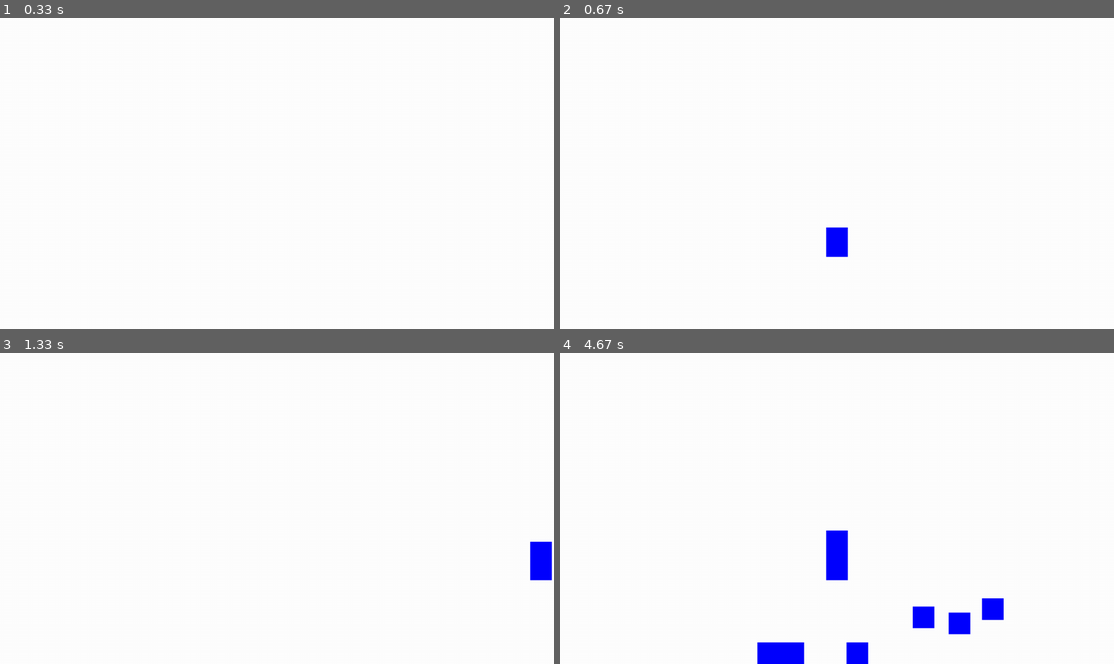
Above: before the commit, frames 1-4 (two rows, left to right).
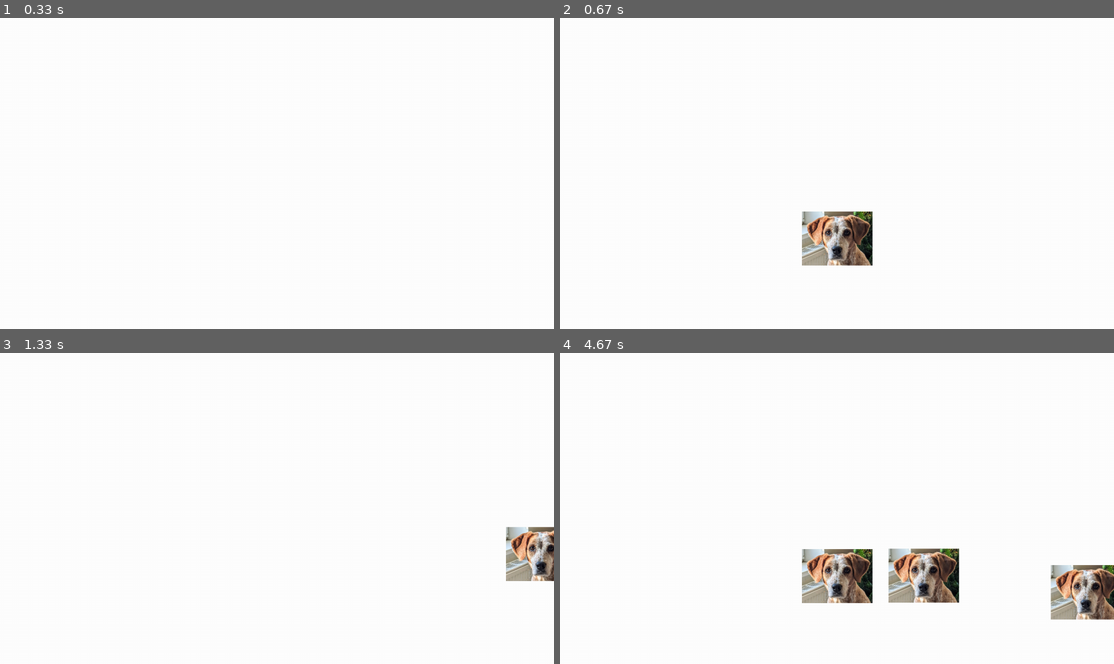
Above: after the commit, the same moments.

Repository: cagil-gumus/pygame_playground
Game: pygame game, started from first_game.py
Same seed, same stepped clock (60 frames per second), same inputs: the game is played once before the commit and once after it.
Inputs:
- Up to frame 1 (0.33 s): no input
- Up to frame 2 (0.67 s): tap 0 at 0.33 s
- Up to frame 3 (1.33 s): hold D 0.67-1.13 s; hold W from 1.17 s (still down)
- Up to frame 4 (4.67 s): release W at 1.47 s; hold D 1.5-1.97 s; tap 0 at 1.65, 3.05, 4.55 s; hold A 2-2.53 s; hold S 2.57-2.87 s; hold A 2.9-3.3 s; hold W 3.33-3.7 s; hold D 3.73-4.37 s; hold S from 4.4 s (still down)

Frame 1 is identical in both runs. In frame 2, 2.2% of the frame differs, in the area x 43-57%, y 62-80%; in frame 3, 1.5%; in frame 4, 8.4%, in the area x 35-100%, y 56-100%.

Commit message:
first working version with Neo's face

Diff:
--- a/first_game.py
+++ b/first_game.py
@@ -6,7 +6,7 @@
 
 # WORLD_SETTINGS
 GRAVITY = 150
-RADIUS = 40
+LENGTH = 40
 SCREEN_HEIGHT = 720
 SCREEN_WIDTH = 1280
 AIR_RESISTANCE = 3
@@ -33,6 +33,7 @@
 all_sprites = pygame.sprite.Group()
 
 object_to_add = 0
+created = False  # used for rising_edge detection
 
 while running:
     # poll for events
@@ -41,23 +42,29 @@
         if event.type == pygame.QUIT:
             running = False
 
-
     keys = pygame.key.get_pressed()
-    if keys[pygame.K_0]:
-        object_list.append(object(init_position=init_obj_pos,
-                    init_velocity=[0.0, 0.0],
-                    weight=1.0,
-                    gravity=GRAVITY,
-                    radius = RADIUS,
-                    screen_height=SCREEN_HEIGHT,
-                    screen_width=SCREEN_WIDTH,
-                    air_resistance=AIR_RESISTANCE,
-                    dt_speed_up_factor=DT_SPEED_UP_FACTOR,
-                    collision_loss=COLLISION_LOSS))
+    if keys[pygame.K_0] and not created:
+        object_list.append(
+            object(
+                init_position=init_obj_pos,
+                init_velocity=[0.0, 0.0],
+                weight=1.0,
+                gravity=GRAVITY,
+                length=LENGTH,
+                screen_height=SCREEN_HEIGHT,
+                screen_width=SCREEN_WIDTH,
+                air_resistance=AIR_RESISTANCE,
+                dt_speed_up_factor=DT_SPEED_UP_FACTOR,
+                collision_loss=COLLISION_LOSS,
+            )
+        )
         all_sprites.add(object_list[object_to_add])
         object_to_add += 1
+        created = True
+    elif not keys[pygame.K_0]:
+        created = False
 
-   # Update all sprites
+    # Update all sprites
     all_sprites.update(dt)
 
     # Clear the screen
--- a/object.py
+++ b/object.py
@@ -6,10 +6,10 @@
     def __init__(
         self,
         init_position,  # left is pos, right is neg, up is neg, down is pos
-        init_velocity,  # left is pos, right is neg, up is pos, down is neg
+        init_velocity,  # left is pos, right is neg, up is neg, down is pos
         weight,
         gravity,  # Scalar
-        radius,
+        length,
         screen_width,
         screen_height,
         air_resistance,
@@ -30,7 +30,7 @@
         self.dt = None
         self.collision_x = False
         self.collision_y = False
-        self.radius = radius
+        self.length = length
         self.screen_width = screen_width
         self.screen_height = screen_height
         self.air_resistance = air_resistance
@@ -39,8 +39,9 @@
 
         # Sprite Related
         super().__init__()
-        self.image = pygame.Surface((50, 50))
-        self.image.fill((0, 0, 255))  # Blue square
+        # self.image = pygame.Surface((self.length, self.length))
+        self.image = pygame.image.load("neo.png").convert_alpha()
+        # self.image.fill((0, 0, 255))  # Blue square
         self.rect = self.image.get_rect()
         self.rect.center = (self.position[0], self.position[1])
 
@@ -63,21 +64,28 @@
         self.position += self.velocity * self.dt
 
     def update_velocity(self):
+        # When object comes to standstill, make sure it doesn't wiggle.
+        for i in range(2):
+            if (
+                self.velocity[i] < 0.1
+                and self.velocity[i] > -0.1
+                and self.velocity[i] != 0
+            ):
+                self.velocity[i] = 0
         self.velocity += self.acceleration * self.dt
 
     def update_acceleration(self):
         if self.collision_x:
             self.acceleration[0] *= -self.collision_loss
             self.velocity[0] *= -self.collision_loss
-
         if self.collision_y:
             self.acceleration[1] *= -self.collision_loss
             self.velocity[1] *= -self.collision_loss
 
         if self.go_up:
-            self.acceleration[1] = -30
+            self.acceleration[1] = -50
         elif self.go_down:
-            self.acceleration[1] = 30 + self.gravity
+            self.acceleration[1] = 50 + self.gravity
         else:
             self.acceleration[1] = self.gravity
 
@@ -93,21 +101,27 @@
             self.acceleration[0] = 0
 
     def handle_collision(self):
-        if self.position[0] - self.radius < 0:
+        if self.position[0] - self.length < 0:
             self.collision_x = True
-            self.position[0] = self.radius
-        elif (self.position[0] + self.radius) > self.screen_width:
+            self.position[0] = self.length
+            if self.velocity[0] < 0.01:
+                self.velocity[0] = 0
+        elif (self.position[0] + self.length) > self.screen_width:
             self.collision_x = True
-            self.position[0] = self.screen_width - self.radius
+            self.position[0] = self.screen_width - self.length
+            if self.velocity[0] < 0.01:
+                self.velocity[0] = 0
         else:
             self.collision_x = False
 
-        if self.position[1] - self.radius < 0:
+        if self.position[1] - self.length < 0:
             self.collision_y = True
-            self.position[1] = self.radius
-        elif self.position[1] + self.radius > self.screen_height:
+            self.position[1] = self.length
+            if self.velocity[1] < 30:
+                self.velocity[1] = 0
+        elif self.position[1] + self.length > self.screen_height:
             self.collision_y = True
-            self.position[1] = self.screen_height - self.radius
+            self.position[1] = self.screen_height - self.length
         else:
             self.collision_y = False
 
Binary file added: neo.png
